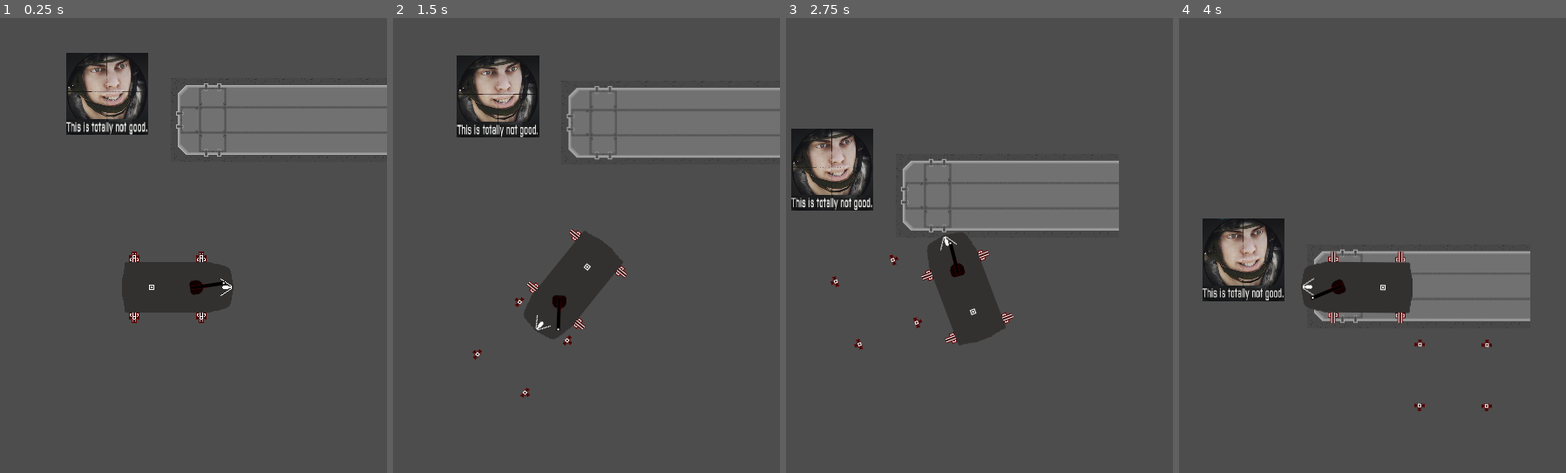
Above: before the commit, frames 1-4 (left to right).
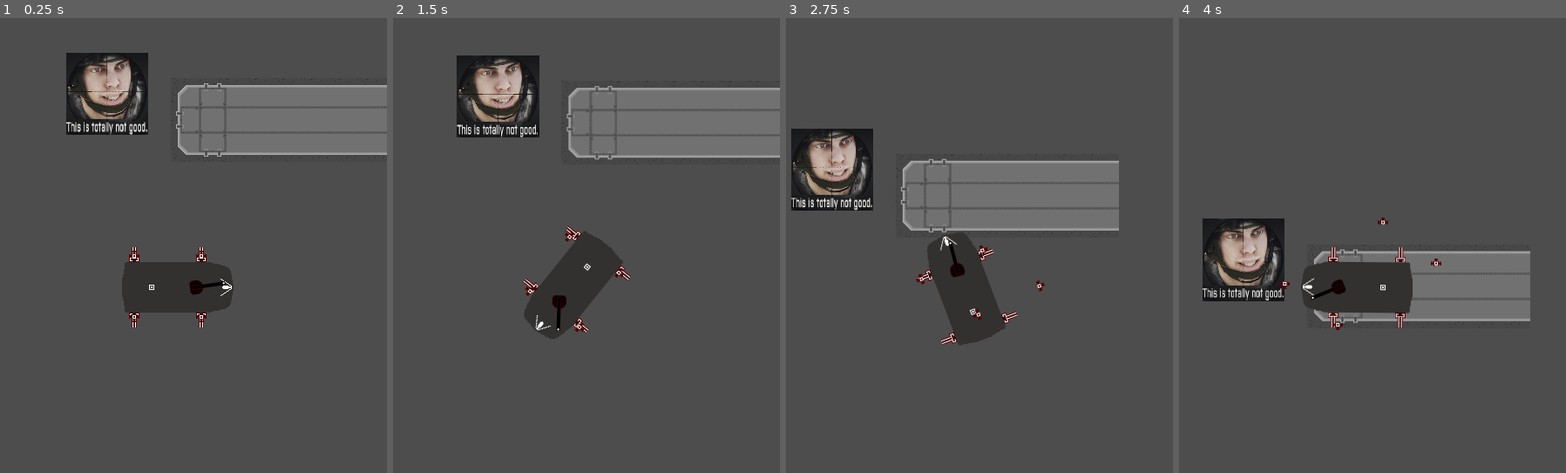
Above: after the commit, the same moments.

Repository: CatWizard47/WormGame
Game: Godot game, scene res://Scenes/main_test_thingy.tscn
The game is run twice, just before and just after one commit, with the same random seed, the same clock (stepped at 60 frames per second) and the same inputs.
Inputs (mouse positions are in pixels of both pictures, inside the frame that each line leads up to):
- Up to frame 1 (0.25 s): no input
- Up to frame 2 (1.5 s): move the mouse to (663, 254) at 0.52 s; press the mouse at (663, 254) at 0.53 s; hold D (move_right) 0.53-1.28 s; move the mouse to (485, 318) at 1.27 s; release the mouse at (485, 318) at 1.28 s; hold S (move_backward) from 1.28 s (still down); click (485, 318) at 1.35 s
- Up to frame 3 (2.75 s): move the mouse to (1006, 149) at 2.02 s; release S (move_backward) at 2.03 s; press the mouse at (1006, 149) at 2.03 s; hold D (move_right) from 2.03 s (still down)
- Up to frame 4 (4 s): move the mouse to (1337, 413) at 2.77 s; release D (move_right) at 2.78 s; release the mouse at (1337, 413) at 2.78 s; hold W (move_forward) 2.78-3.53 s; click (1337, 413) at 2.85 s; move the mouse to (1480, 382) at 3.52 s; press the mouse at (1480, 382) at 3.53 s; hold A (move_left) from 3.53 s (still down)

The runs differ from the first frame. In frame 1, 0.1% of the frame differs, in the area x 33-54%, y 50-69%; in frame 2, 0.3%; in frame 3, 0.3%; in frame 4, 0.3%, in the area x 25-81%, y 43-87%.

Commit message:
more tests on legs

Diff:
--- a/Scenes/leg_node.tscn
+++ b/Scenes/leg_node.tscn
@@ -16,6 +16,7 @@
 texture = ExtResource("4_n3tqo")
 
 [node name="Step_timer" type="Timer" parent="." unique_id=1124852769]
+wait_time = 0.25
 autostart = true
 
 [connection signal="timeout" from="Step_timer" to="." method="_on_step_timer_timeout"]
--- a/leg_movement.gd
+++ b/leg_movement.gd
@@ -1,5 +1,5 @@
 extends Sprite2D
-var leg_reach: int
+var leg_reach: int = 10
 var foot_placement: Vector2
 var foot: Sprite2D
 var arm: Sprite2D
@@ -14,16 +14,22 @@
 # Called every frame. 'delta' is the elapsed time since the previous frame.
 func _process(delta: float) -> void:
 	parent_velocity = get_parent().velocity
-	print(parent_velocity)
 	if(!step_happening_flag):
-		foot.global_position -= parent_velocity
-		foot.position.x = clampf(foot.position.x, -100,100)
-		foot.position.y = clampf(foot.position.y, -100,100)
-		pass
+		#foot.global_position = foot_placement
+		#if inverted_orientation_flag:
+		#	pass
+		#else:
+		#	pass
+		foot.global_position = foot_placement
 	else:
-		step_happening_flag = false
-		pass
-
+		if inverted_orientation_flag:
+			foot_placement = global_position + parent_velocity/2.0 + parent_velocity.orthogonal() / 2.0
+		else:
+			foot_placement = global_position + parent_velocity/2.0 - parent_velocity.orthogonal() / 2.0
+		foot.global_position = foot_placement
+		if foot_placement.length()>= leg_reach:
+			step_happening_flag = false
+		print(foot_placement)
 
 
 # Called when the node enters the scene tree for the first time.
@@ -32,8 +38,13 @@
 	foot = get_node("leg_arm/leg_foot")
 	if(rotation < 0):
 		inverted_orientation_flag = true #left side of the hull
+		arm.position.x += leg_reach / 2.0
+		foot.position.x += leg_reach
 	else:
 		inverted_orientation_flag = false
+		arm.position.x += leg_reach / 2.0
+		foot.position.x += leg_reach
+	foot_placement = global_position
 	pass
 
 
Not shown, added: Scenes/main_test_thingy.tscn1841921195.tmp
Not shown, added: Scenes/main_test_thingy.tscn2729508822.tmp
